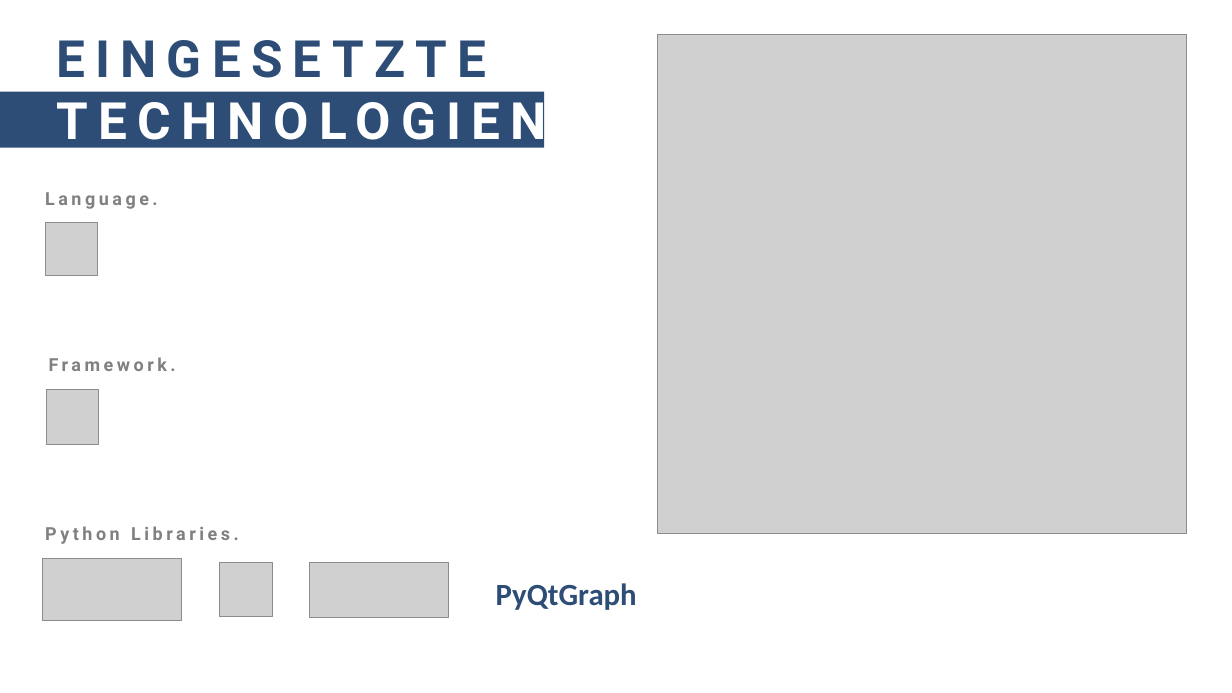
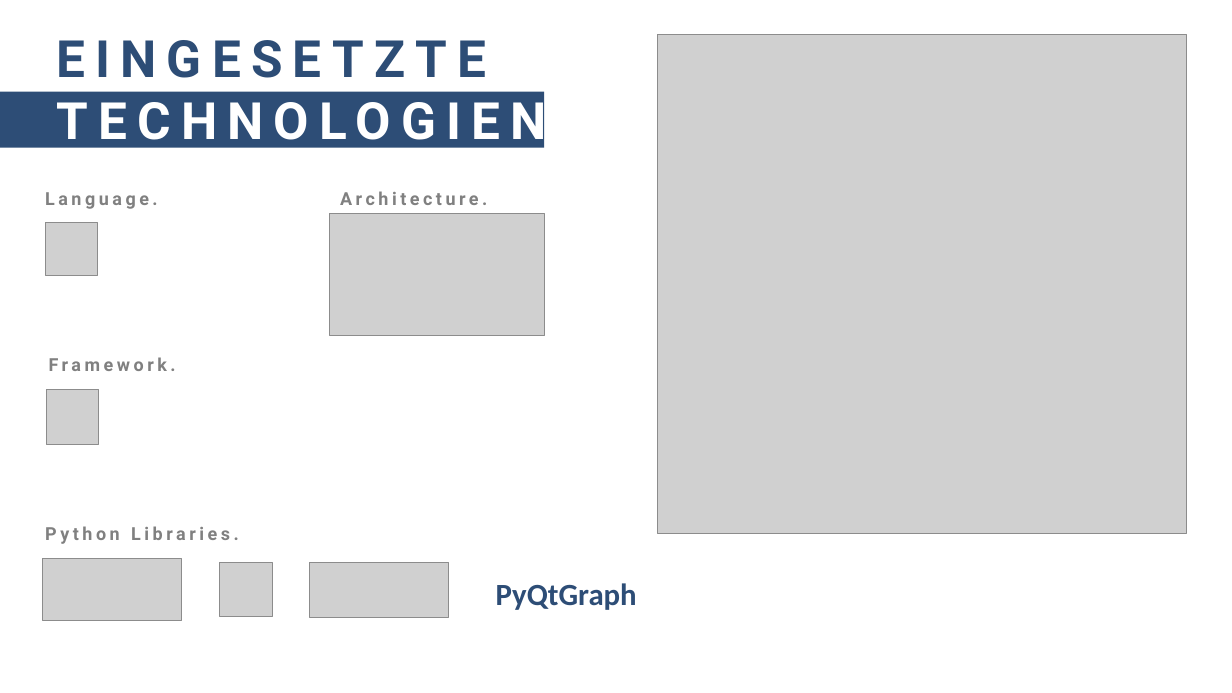
Before and after one commit to DerKarim06/PandemicSimulation, a slide deck: slide 6 of PandemieSimulator.pptx. Drawn at 1232x693 pixels with LibreOffice and Linux fonts; fonts in the diff are those of the drawing; grey boxes stand for pictures. Boxes give left, top, right and bottom in pixels: in the first picture for what was removed or moved away, otherwise in the second. Text is boxed around its words. In the diff, an @@ line names an element or a change of style, - is before the commit and + after.

Commit message:
first commit

```diff
--- a/PandemieSimulator.pptx
+++ b/PandemieSimulator.pptx
@@ text added at box(340, 191, 487, 205), 14 pt, text #808080, bold @@
+Architecture.
@@ picture added at box(330, 213, 544, 335) @@
```
